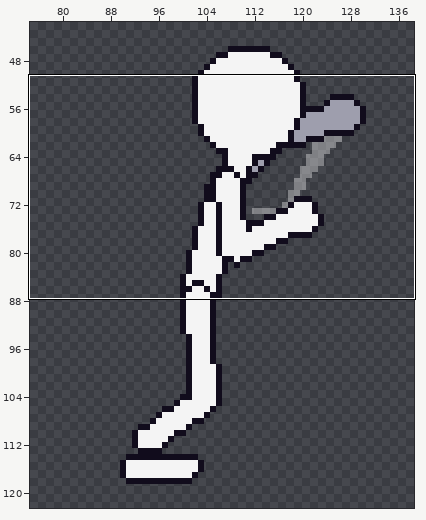
Pixel-art file -- art/stickman/heavy_punch_2.aseprite. Above: a wide view before the commit, with the close-up outlined.
Close-up. As it was:
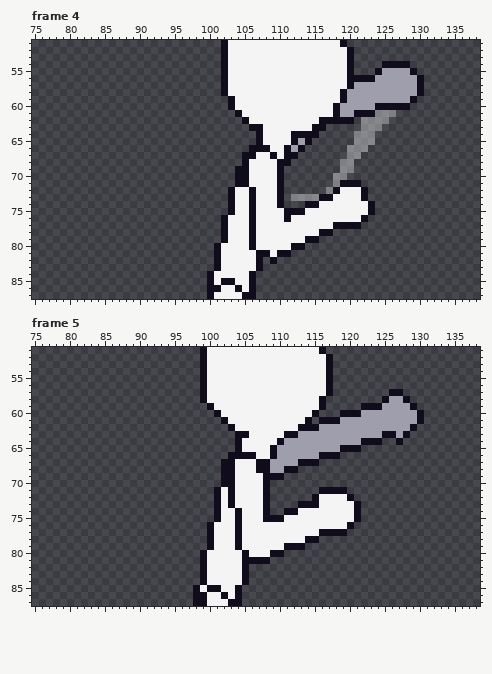
192x128 pixels, 9 frames. Shown: frame 4: x 75..138, y 51..87; frame 5: x 75..138, y 51..87. The wide view leaves out empty margins. The commit also changed other frames or places, which this record leaves out.
Now the later version:
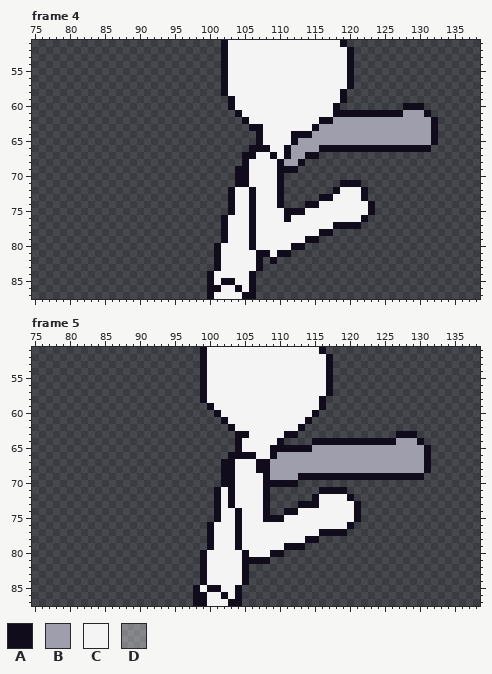
Palette (. is transparent): A #110c1c  B #9e9ead  C #f4f4f4  D #ffffff59
Change:
Frame 4:
Colour A now appears in row 60 at x 129 to 130; in row 61 at x 127 and 131; in rows 62 to 65 at x 132; in row 66 at x 116 to 119 and 123 to 131; in row 67 at x 114 to 115; in row 68 at x 113.
Colour A now appears in row 69 at x 111 to 112.
The author changed colour B to colour A in row 61 at x 119 to 120.
The author changed colour D to colour A in row 61 at x 124 to 126; in row 66 at x 120 to 122.
Colour B now appears in row 61 at x 128 to 130; in row 62 at x 121 and 126 to 131; in row 63 at x 117 to 121 and 125 to 131; in row 64 at x 116 to 120 and 124 to 131; in row 65 at x 115 to 120 and 124 to 131; in row 66 at x 114 to 115.
Colour B now appears in row 67 at x 113; in row 68 at x 112.
The author changed colour A to colour B in row 62 at x 118 to 120; in row 63 at x 116; in row 64 at x 115; in row 65 at x 114; in row 66 at x 113; in row 67 at x 112.
The author changed colour A to colour B in row 68 at x 111.
The author changed colour D to colour B in row 62 at x 122 to 125; in row 63 at x 122 to 124; in rows 64 to 65 at x 121 to 123.
Colour A is removed in row 54 at x 125 to 128; in row 55 at x 124 and 129; in row 56 at x 121 to 123 and 130; in rows 57 to 58 at x 130; in row 59 at x 129; in row 60 at x 124 to 127.
Colour B is removed in row 55 at x 125 to 128; in row 56 at x 124 to 129; in row 57 at x 121 to 129; in row 58 at x 120 to 129; in row 59 at x 120 to 128; in row 60 at x 119 to 123.
Colour D is removed in row 67 at x 120 to 121; in rows 68 to 69 at x 119 to 120; in row 70 at x 118 to 119; in row 71 at x 118; in row 72 at x 117; in row 73 at x 112 to 115.
Frame 5:
Colour A now appears in row 63 at x 129; in row 64 at x 125 to 126 and 130; in rows 65 to 68 at x 131; in row 69 at x 113 to 130; in row 70 at x 109 to 112.
The author changed colour B to colour A in row 63 at x 127; in row 64 at x 115 to 121; in row 65 at x 110 to 114.
Colour B now appears in row 64 at x 128 to 129; in row 65 at x 122 to 130; in row 66 at x 119 to 130; in row 67 at x 116 to 130; in row 68 at x 113 to 130; in row 69 at x 111 to 112.
The author changed colour A to colour B in row 64 at x 127; in row 65 at x 119 to 121; in row 66 at x 116 to 118; in row 67 at x 113 to 115; in row 68 at x 111 to 112; in row 69 at x 109 to 110.
Colour A is removed in row 57 at x 126 to 127; in row 58 at x 125 and 128; in row 59 at x 122 to 124 and 129; in row 60 at x 119 to 121 and 130; in row 61 at x 116 to 118 and 130; in row 62 at x 114 to 115 and 129.
Colour A is removed in row 63 at x 125 to 126.
Colour B is removed in row 58 at x 126 to 127; in row 59 at x 125 to 128; in row 60 at x 122 to 129; in row 61 at x 119 to 129; in row 62 at x 116 to 128; in row 63 at x 113 to 124.
Colour B is removed in row 64 at x 111 to 114.
